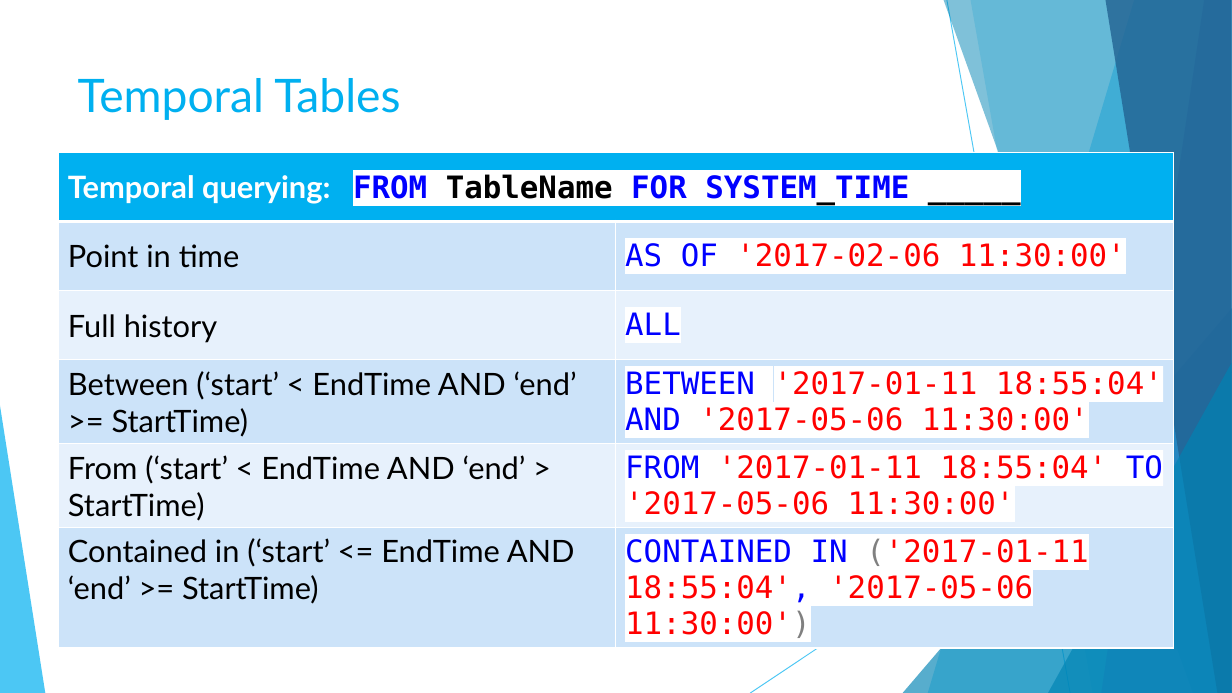
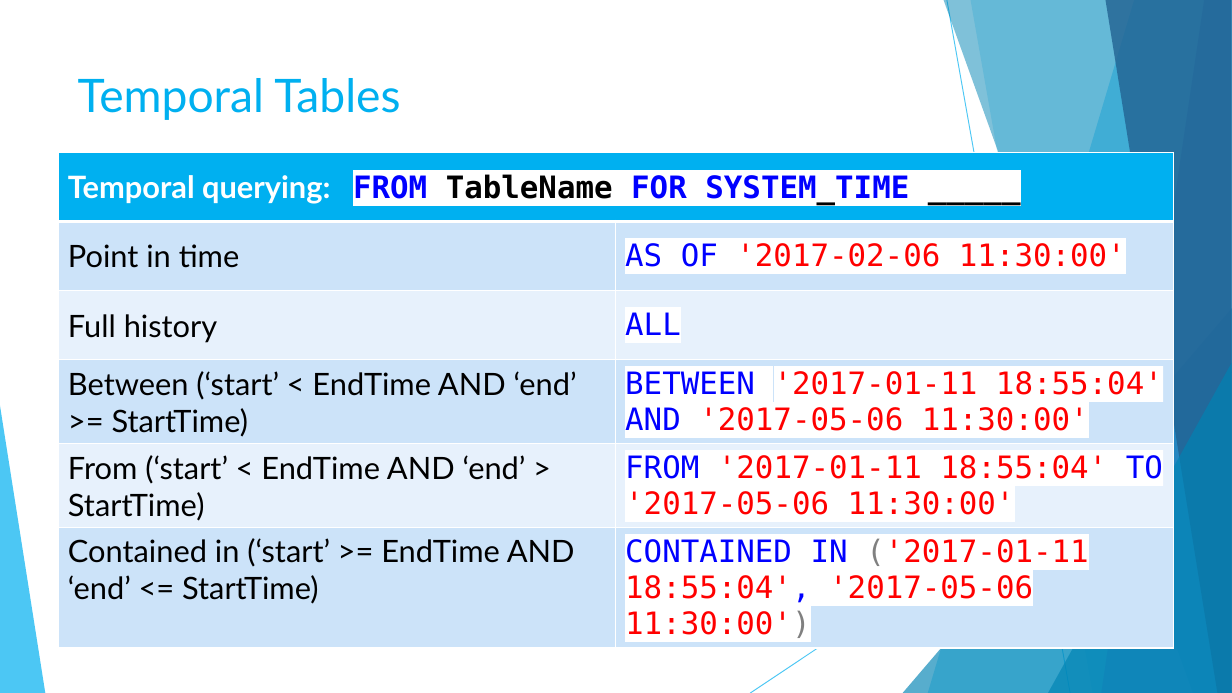
Before and after one commit to sqltran/SevenAwesomeSQLFeatures, a slide deck: slide 23 of AwesomeFreeSQLServerFeatures.pptx. Drawn at 1232x693 pixels with LibreOffice and Linux fonts; fonts in the diff are those of the drawing. Boxes give left, top, right and bottom in pixels: in the first picture for what was removed or moved away, otherwise in the second. Text is boxed around its words. In the diff, an @@ line names an element or a change of style, - is before the commit and + after.

Commit message:
Fix error in temporal querying slide.

```diff
--- a/AwesomeFreeSQLServerFeatures.pptx
+++ b/AwesomeFreeSQLServerFeatures.pptx
@@ table at [59, 152, 1174, 648] @@
-row 6, column 1: Contained in (‘start’ <= EndTime AND ‘end’ >= StartTime)
+row 6, column 1: Contained in (‘start’ >= EndTime AND ‘end’ <= StartTime)
```
